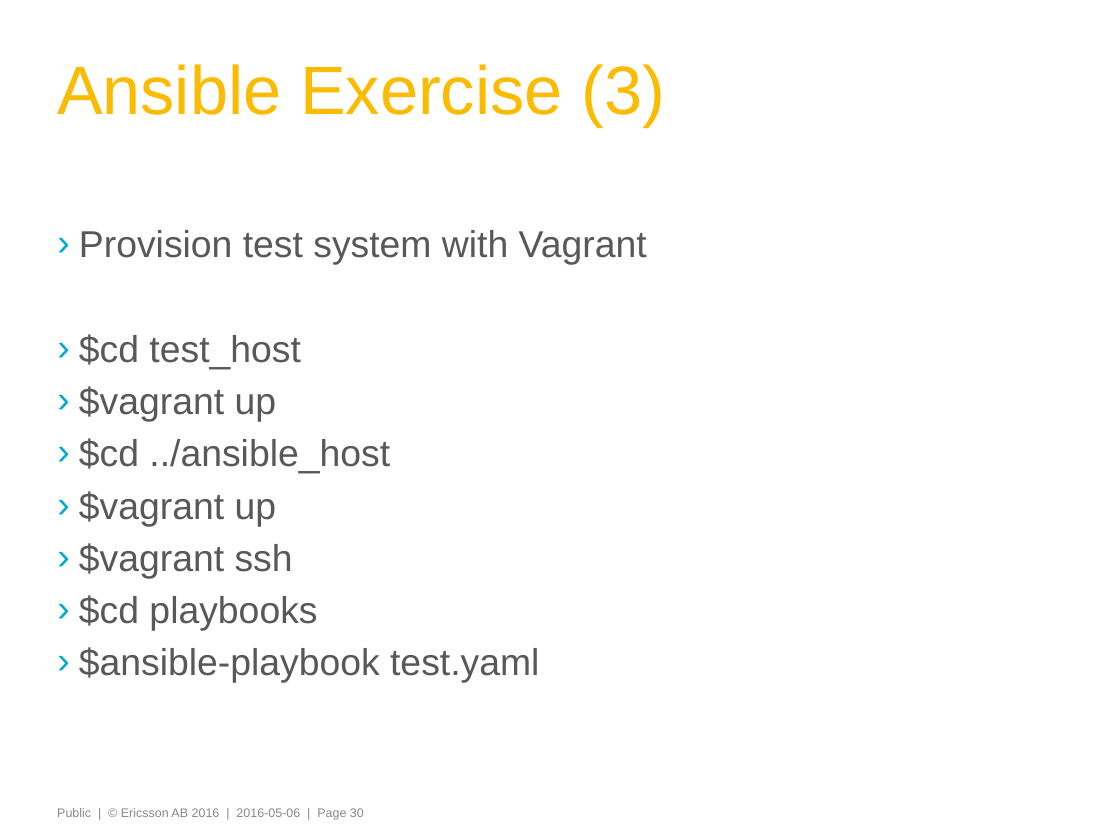
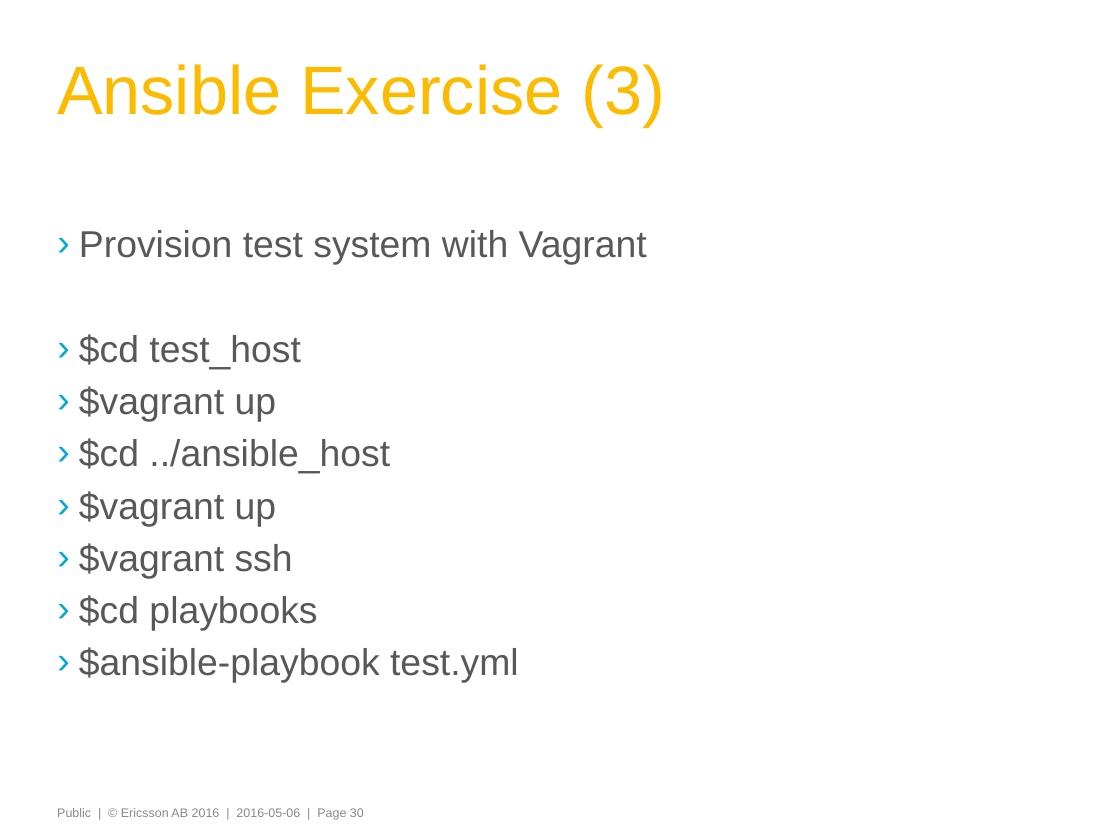
Before and after one commit to iamroddo/learnathon, a slide deck: slide 30 of Vagrant-Ansible-Git_Learnathon.pptx. Drawn at 1120x840 pixels with LibreOffice and Linux fonts; fonts in the diff are those of the drawing; background and template pictures are left out. Boxes give left, top, right and bottom in pixels: in the first picture for what was removed or moved away, otherwise in the second. Text is boxed around its words. In the diff, an @@ line names an element or a change of style, - is before the commit and + after.

```diff
--- a/Vagrant-Ansible-Git_Learnathon.pptx
+++ b/Vagrant-Ansible-Git_Learnathon.pptx
@@ text at box(79, 647, 519, 683): text changed @@
-› $ansible-playbook test.yaml
+› $ansible-playbook test.yml
```
Also in this commit, not shown: 1 other file.
